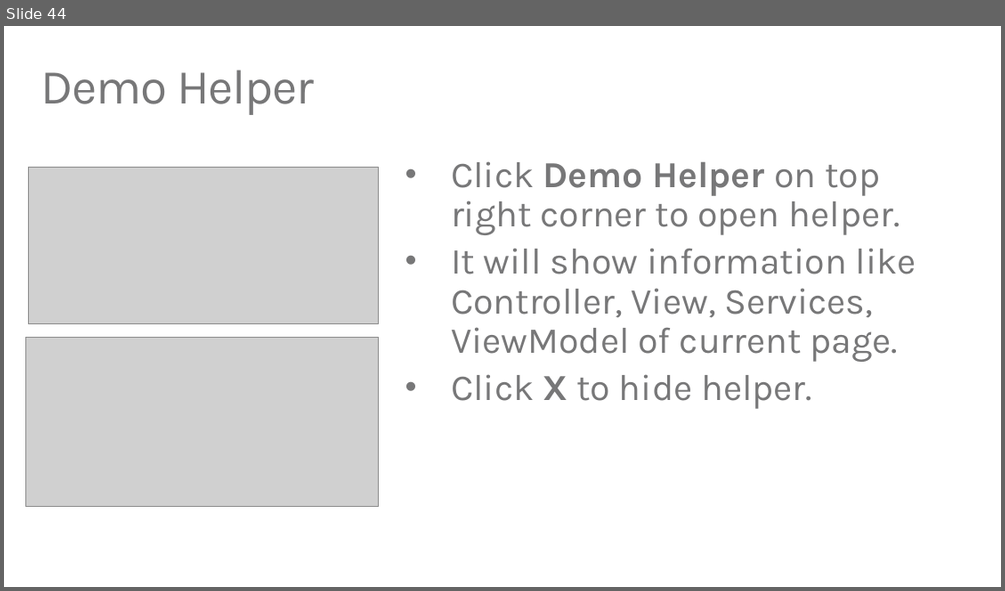
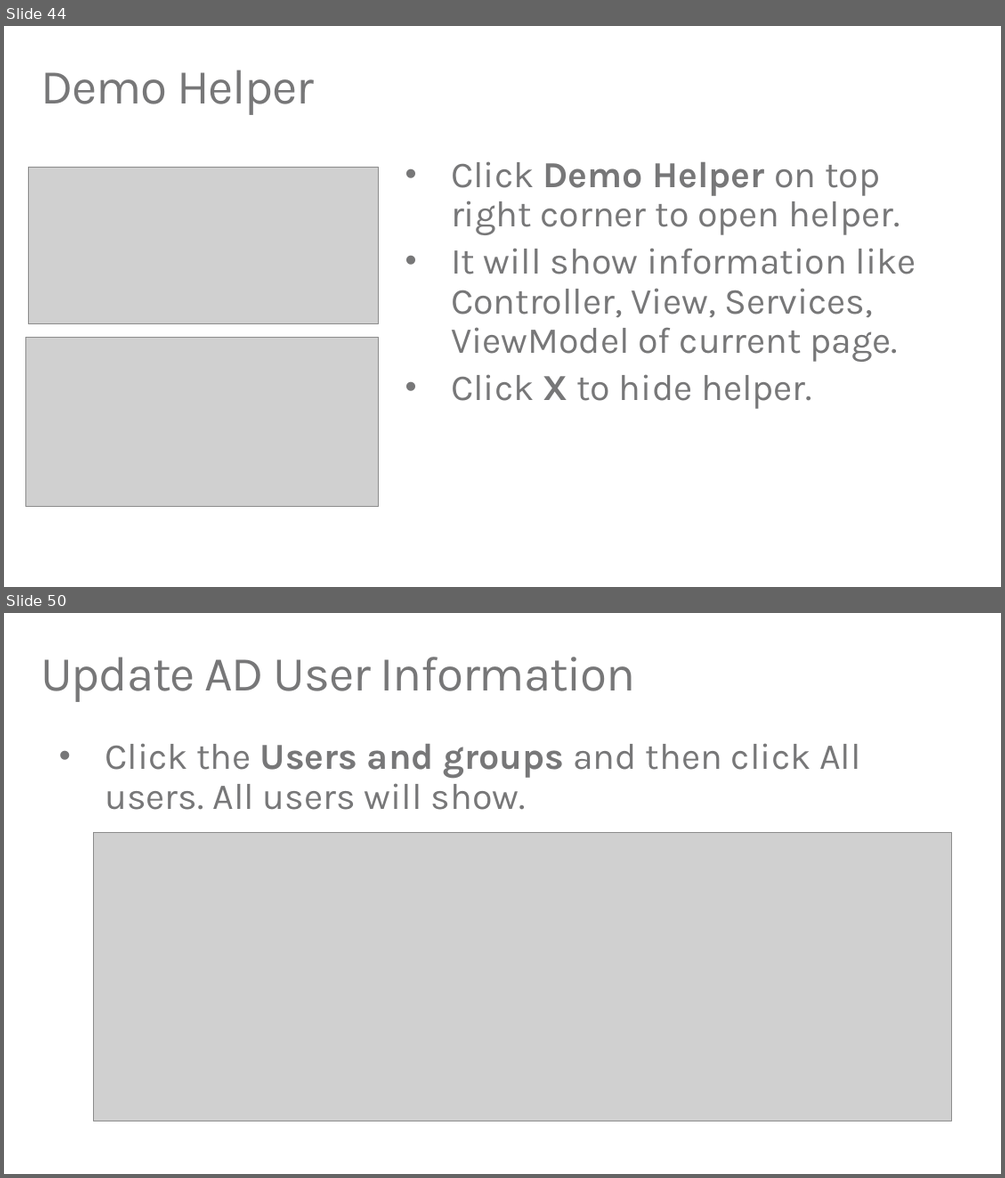
Before and after one commit to TylerLu/EDUGraphAPI-PHP, a slide deck: EDU GRAPH-API Demo Script.pptx. Shown one above the other, each under a label of ours: slide 44 before the commit, slides 44 and 50 after it; the slides between them are not shown. The pictures are 1005x591 and 1005x1178 pixels, drawn with LibreOffice and Linux fonts; fonts in the diff are those of the drawing; grey boxes stand for pictures. Boxes give left, top, right and bottom in pixels: in the first picture for what was removed or moved away, otherwise in the second. Text is boxed around its words. In the diff, an @@ line names an element or a change of style, - is before the commit and + after.

```diff
--- a/EDU GRAPH-API Demo Script.pptx
+++ b/EDU GRAPH-API Demo Script.pptx
@@ slide 50 added at (4,613,1001,1174), background #FFFFFF @@
@@ title added at (40,657,636,702), 48 pt, text #777778 @@
+Update AD User Information
@@ text added at (105,743,861,810), 36 pt, text #777778 @@
+• Click the Users and groups and then click All users. All users will show.
@@ picture added at (93,832,952,1120) @@
```
Also in this commit, not shown: 7 other slides added, 3 other files.
